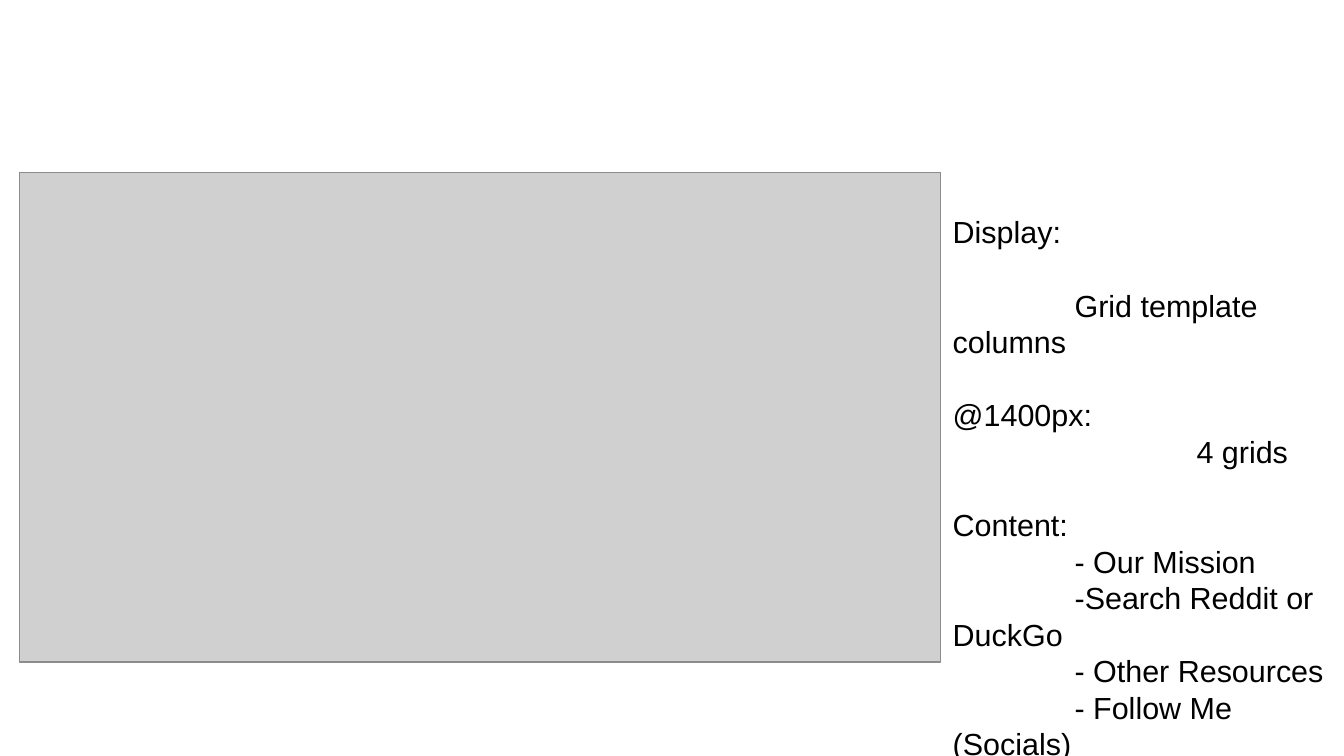
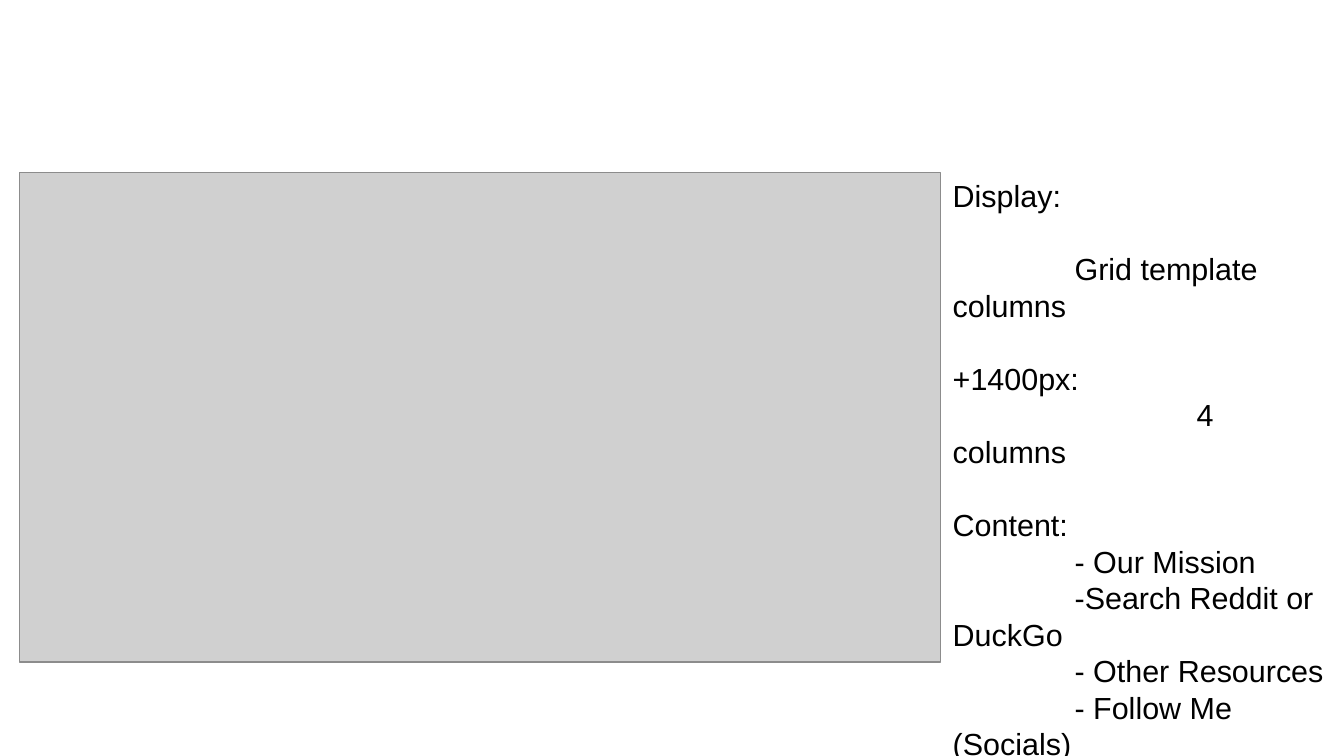
Before and after one commit to emm-jay-ahh/portfolio_t1a2, a slide deck: slide 13 of presentation/emm_jay.pptx. Drawn at 1344x756 pixels with LibreOffice and Linux fonts; fonts in the diff are those of the drawing; grey boxes stand for pictures; background and template pictures are left out. Boxes give left, top, right and bottom in pixels: in the first picture for what was removed or moved away, otherwise in the second. Text is boxed around its words. In the diff, an @@ line names an element or a change of style, - is before the commit and + after.

```diff
--- a/presentation/emm_jay.pptx
+++ b/presentation/emm_jay.pptx
@@ text at <box>953,368,1214,464</box>: text changed @@
-@1400px:
-4 grids
++1400px:
+4 columns
```
Also in this commit, not shown: 8 other slides changed, 7 other files.
